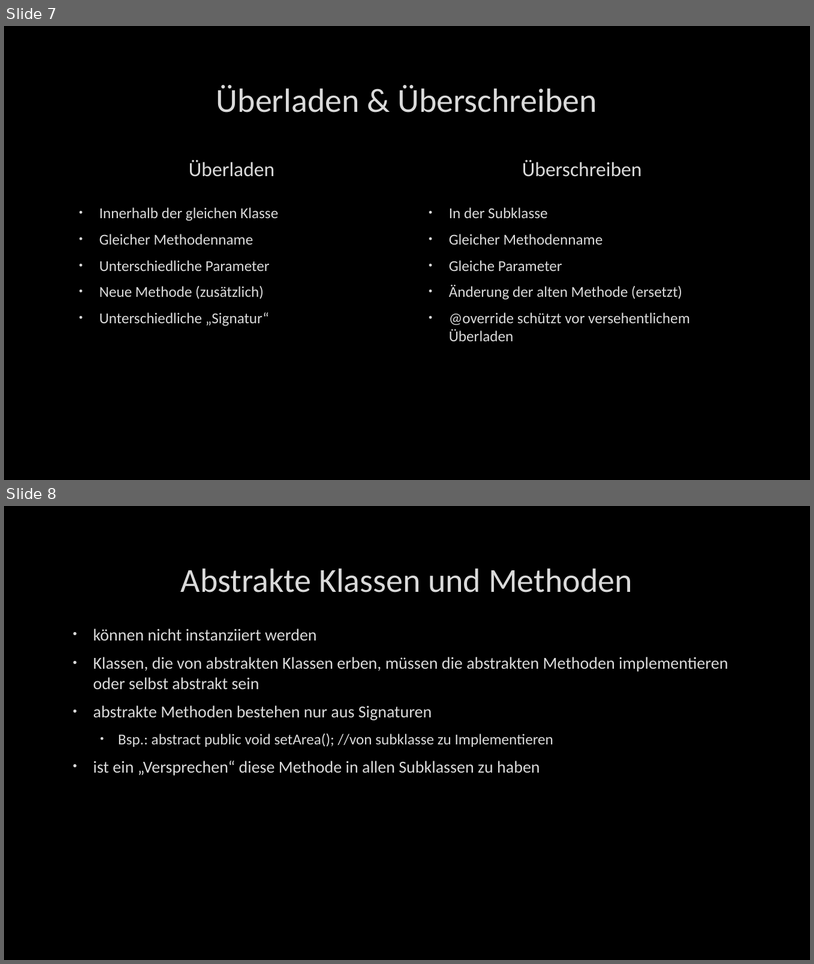
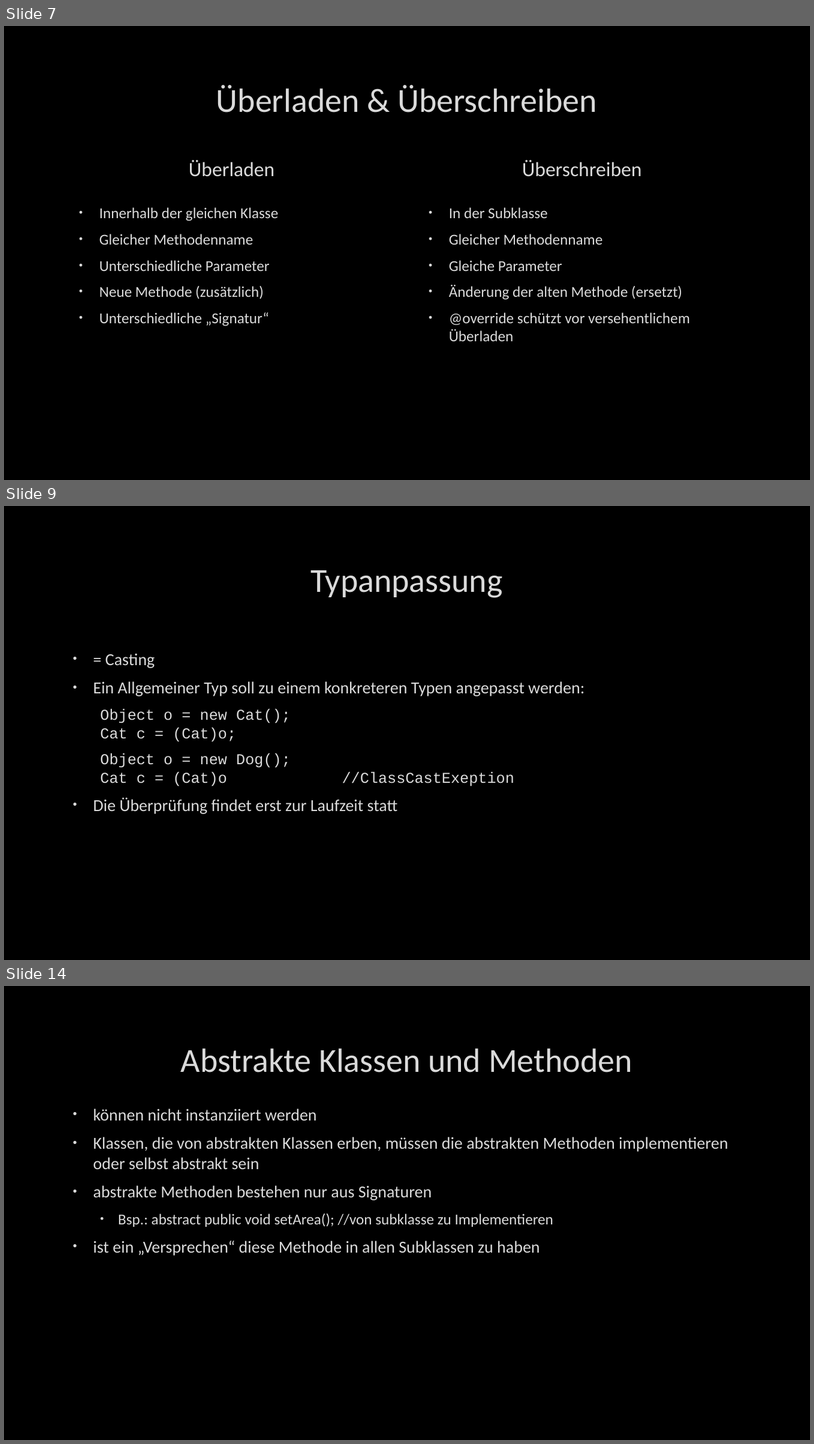
Before and after one commit to lenzge/wgplaner, a slide deck: Nachdenkzettel/03_Vererbung_präsi.pptx. Shown one above the other, each under a label of ours: slides 7 and 8 before the commit, slides 7, 9 and 14 after it; the slides between them are not shown. The pictures are 814x964 and 814x1444 pixels, drawn with LibreOffice and Linux fonts; fonts in the diff are those of the drawing; background and template pictures are left out. Boxes give left, top, right and bottom in pixels: in the first picture for what was removed or moved away, otherwise in the second. Text is boxed around its words. In the diff, an @@ line names an element or a change of style, - is before the commit and + after.

```diff
--- a/Nachdenkzettel/03_Vererbung_präsi.pptx
+++ b/Nachdenkzettel/03_Vererbung_präsi.pptx
@@ slide 9 added at (4, 506, 810, 960), background picture (left out) @@
@@ title added at (311, 570, 503, 598), 40 pt, text #DADADA @@
+Typanpassung
@@ text added at (93, 653, 585, 814), 20 pt, text #DADADA @@
+• = Casting
+• Ein Allgemeiner Typ soll zu einem konkreteren Typen angepasst werden:
+  Object o = new Cat();
+  Cat c = (Cat)o;
+  Object o = new Dog();
+  Cat c = (Cat)o //ClassCastExeption
+• Die Überprüfung findet erst zur Laufzeit statt
@@ what was slide 8 is now slide 14 @@
```
Also in this commit, not shown: 1 slide changed, 5 other slides added.
